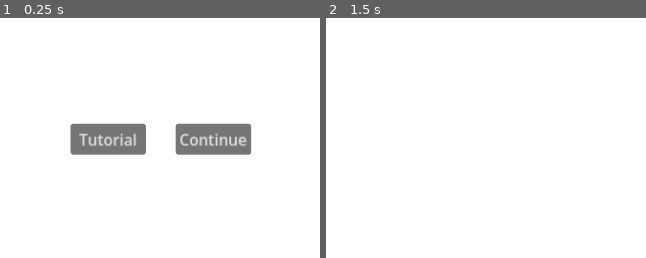
Above: before the commit, frames 1-2 (left to right).
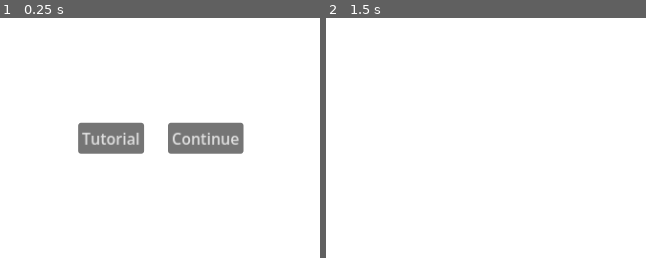
Above: after the commit, the same moments.

Repository: AngeliteApril/Haven-Rhythm-Game
Game: Godot game, scene res://scenes/optonsmenu.tscn
Two runs of this game, one before a commit and one after it. Both use one fixed random seed, a clock stepped at 60 frames per second and the inputs below. This scene is started directly instead of the project's main scene.
Inputs:
- Up to frame 1 (0.25 s): no input
- Up to frame 2 (1.5 s): click "Tutorial" at 0.5 s; tap Enter (ui_enter) at 1.25 s; hold Right (ui_right) from 1.28 s (still down); hold Enter (ui_enter) from 1.28 s (still down)
The pictures show only the part of the screen within x 25-75%, y 25-75%; the shares and areas given below are measured in that part.

The runs differ from the first frame. In frame 1, 3.1% of the frame differs, in the area x 21-79%, y 43-58%; in frame 2, nothing differs.

Commit message:
settingup mainmenu

Diff:
--- a/scenes/mainmenu.tscn
+++ b/scenes/mainmenu.tscn
@@ -1,8 +1,32 @@
 [gd_scene format=3 uid="uid://coqshv52hgvmo"]
+
+[ext_resource type="Texture2D" uid="uid://m7csj6sgqrmg" path="res://textures/placeholder.png" id="1_5mbse"]
+[ext_resource type="Script" path="res://scenes/ScrollFocus.gd" id="1_natt5"]
+[ext_resource type="Script" path="res://scenes/ScoresHandler.gd" id="3_r3g3c"]
 
 [sub_resource type="StyleBoxFlat" id="StyleBoxFlat_ucufk"]
 bg_color = Color(11.708403, 11.708403, 11.708403, 1)
 
+[sub_resource type="StyleBoxEmpty" id="StyleBoxEmpty_7okha"]
+
+[sub_resource type="StyleBoxEmpty" id="StyleBoxEmpty_utqmc"]
+
+[sub_resource type="StyleBoxEmpty" id="StyleBoxEmpty_q0srp"]
+
+[sub_resource type="StyleBoxEmpty" id="StyleBoxEmpty_yfmgw"]
+
+[sub_resource type="Theme" id="Theme_cw06u"]
+VScrollBar/styles/grabber = SubResource("StyleBoxEmpty_7okha")
+VScrollBar/styles/grabber_highlight = SubResource("StyleBoxEmpty_utqmc")
+VScrollBar/styles/grabber_pressed = SubResource("StyleBoxEmpty_q0srp")
+VScrollBar/styles/scroll = SubResource("StyleBoxEmpty_yfmgw")
+
+[sub_resource type="StyleBoxFlat" id="StyleBoxFlat_yosia"]
+corner_radius_top_left = 6
+corner_radius_top_right = 6
+corner_radius_bottom_right = 6
+corner_radius_bottom_left = 6
+
 [node name="SongsMenu" type="Control" unique_id=1072254015]
 layout_mode = 3
 anchors_preset = 15
@@ -10,6 +34,16 @@
 anchor_bottom = 1.0
 grow_horizontal = 2
 grow_vertical = 2
+
+[node name="TextureRect2" type="TextureRect" parent="." unique_id=764240248]
+visible = false
+layout_mode = 0
+offset_left = 39.16684
+offset_top = 139.60999
+offset_right = 266.16684
+offset_bottom = 183.60999
+size_flags_horizontal = 4
+texture = ExtResource("1_5mbse")
 
 [node name="SongsContainer" type="Panel" parent="." unique_id=328259742]
 layout_mode = 0
@@ -17,3 +51,213 @@
 offset_bottom = 480.0
 scale = Vector2(0.95588857, 0.9989226)
 theme_override_styles/panel = SubResource("StyleBoxFlat_ucufk")
+
+[node name="HBoxContainer" type="HBoxContainer" parent="SongsContainer" unique_id=311447170]
+layout_mode = 1
+anchors_preset = 8
+anchor_left = 0.5
+anchor_top = 0.5
+anchor_right = 0.5
+anchor_bottom = 0.5
+offset_left = -325.52576
+offset_top = -222.23944
+offset_right = 325.52576
+offset_bottom = 222.23944
+grow_horizontal = 2
+grow_vertical = 2
+theme_override_constants/separation = 16
+alignment = 1
+
+[node name="ScrollContain" type="ScrollContainer" parent="SongsContainer/HBoxContainer" unique_id=1049531620]
+custom_minimum_size = Vector2(285, 200)
+layout_mode = 2
+size_flags_vertical = 4
+theme = SubResource("Theme_cw06u")
+script = ExtResource("1_natt5")
+
+[node name="VBoxContainer" type="VBoxContainer" parent="SongsContainer/HBoxContainer/ScrollContain" unique_id=258025710]
+layout_mode = 2
+size_flags_horizontal = 3
+size_flags_vertical = 3
+theme_override_constants/separation = 18
+
+[node name="SongContainer3" type="Panel" parent="SongsContainer/HBoxContainer/ScrollContain/VBoxContainer" unique_id=284816093]
+custom_minimum_size = Vector2(20, 50)
+layout_mode = 2
+
+[node name="Difficulty" type="Label" parent="SongsContainer/HBoxContainer/ScrollContain/VBoxContainer/SongContainer3" unique_id=1587334894]
+layout_mode = 1
+anchors_preset = -1
+anchor_right = 1.0
+anchor_bottom = 1.0
+offset_left = 3.7179627
+offset_top = 35.428185
+offset_right = -231.28203
+offset_bottom = -3.5718155
+grow_horizontal = 2
+grow_vertical = 2
+theme_override_font_sizes/font_size = 7
+text = "(Difficulty)"
+
+[node name="SongTitle" type="Label" parent="SongsContainer/HBoxContainer/ScrollContain/VBoxContainer/SongContainer3" unique_id=1626587302]
+layout_mode = 1
+anchors_preset = 15
+anchor_right = 1.0
+anchor_bottom = 1.0
+offset_left = 2.6718152
+offset_top = 4.394753
+offset_right = -227.32819
+offset_bottom = -29.605247
+grow_horizontal = 2
+grow_vertical = 2
+theme_override_font_sizes/font_size = 11
+text = "Song Title:"
+
+[node name="SongDescription" type="Label" parent="SongsContainer/HBoxContainer/ScrollContain/VBoxContainer/SongContainer3" unique_id=760736368]
+layout_mode = 0
+offset_left = 1.6256683
+offset_top = 20.412014
+offset_right = 197.62567
+offset_bottom = 33.412014
+theme_override_font_sizes/font_size = 9
+text = "Song Description:"
+
+[node name="SongContainer5" type="Panel" parent="SongsContainer/HBoxContainer/ScrollContain/VBoxContainer" unique_id=229852083]
+custom_minimum_size = Vector2(20, 50)
+layout_mode = 2
+
+[node name="Difficulty" type="Label" parent="SongsContainer/HBoxContainer/ScrollContain/VBoxContainer/SongContainer5" unique_id=1808506756]
+layout_mode = 1
+anchors_preset = -1
+anchor_right = 1.0
+anchor_bottom = 1.0
+offset_left = 3.7179627
+offset_top = 35.428185
+offset_right = -231.28203
+offset_bottom = -3.5718155
+grow_horizontal = 2
+grow_vertical = 2
+theme_override_font_sizes/font_size = 7
+text = "(Difficulty)"
+
+[node name="SongTitle" type="Label" parent="SongsContainer/HBoxContainer/ScrollContain/VBoxContainer/SongContainer5" unique_id=2113981546]
+layout_mode = 1
+anchors_preset = 15
+anchor_right = 1.0
+anchor_bottom = 1.0
+offset_left = 2.6718152
+offset_top = 4.394753
+offset_right = -227.32819
+offset_bottom = -29.605247
+grow_horizontal = 2
+grow_vertical = 2
+theme_override_font_sizes/font_size = 11
+text = "Song Title:"
+
+[node name="SongDescription" type="Label" parent="SongsContainer/HBoxContainer/ScrollContain/VBoxContainer/SongContainer5" unique_id=1128660162]
+layout_mode = 0
+offset_left = 1.6256683
+offset_top = 20.412014
+offset_right = 197.62567
+offset_bottom = 33.412014
+theme_override_font_sizes/font_size = 9
+text = "Song Description:"
+
+[node name="SongContainer4" type="Panel" parent="SongsContainer/HBoxContainer/ScrollContain/VBoxContainer" unique_id=1275299922]
+custom_minimum_size = Vector2(20, 50)
+layout_mode = 2
+
+[node name="Difficulty" type="Label" parent="SongsContainer/HBoxContainer/ScrollContain/VBoxContainer/SongContainer4" unique_id=236494881]
+layout_mode = 1
+anchors_preset = -1
+anchor_right = 1.0
+anchor_bottom = 1.0
+offset_left = 3.7179627
+offset_top = 35.428185
+offset_right = -231.28203
+offset_bottom = -3.5718155
+grow_horizontal = 2
+grow_vertical = 2
+theme_override_font_sizes/font_size = 7
+text = "(Difficulty)"
+
+[node name="SongTitle" type="Label" parent="SongsContainer/HBoxContainer/ScrollContain/VBoxContainer/SongContainer4" unique_id=65563130]
+layout_mode = 1
+anchors_preset = 15
+anchor_right = 1.0
+anchor_bottom = 1.0
+offset_left = 2.6718152
+offset_top = 4.394753
+offset_right = -227.32819
+offset_bottom = -29.605247
+grow_horizontal = 2
+grow_vertical = 2
+theme_override_font_sizes/font_size = 11
+text = "Song Title:"
+
+[node name="SongDescription" type="Label" parent="SongsContainer/HBoxContainer/ScrollContain/VBoxContainer/SongContainer4" unique_id=1221558668]
+layout_mode = 0
+offset_left = 1.6256683
+offset_top = 20.412014
+offset_right = 197.62567
+offset_bottom = 33.412014
+theme_override_font_sizes/font_size = 9
+text = "Song Description:"
+
+[node name="ScoresBoard" type="Panel" parent="SongsContainer/HBoxContainer" unique_id=821322411]
+custom_minimum_size = Vector2(340, 250)
+layout_mode = 2
+size_flags_vertical = 4
+theme_override_styles/panel = SubResource("StyleBoxFlat_yosia")
+script = ExtResource("3_r3g3c")
+
+[node name="Label" type="Label" parent="SongsContainer/HBoxContainer/ScoresBoard" unique_id=917285354]
+layout_mode = 0
+offset_right = 40.0
+offset_bottom = 23.0
+
+[node name="SongTemplate" type="Panel" parent="." unique_id=587769785]
+visible = false
+custom_minimum_size = Vector2(20, 50)
+layout_mode = 0
+offset_left = 11.446042
+offset_top = 139.60999
+offset_right = 296.44604
+offset_bottom = 189.60999
+
+[node name="Difficulty" type="Label" parent="SongTemplate" unique_id=1965187732]
+layout_mode = 1
+anchors_preset = -1
+anchor_right = 1.0
+anchor_bottom = 1.0
+offset_left = 3.7179627
+offset_top = 35.428185
+offset_right = -231.28203
+offset_bottom = -3.5718155
+grow_horizontal = 2
+grow_vertical = 2
+theme_override_font_sizes/font_size = 7
+text = "(Difficulty)"
+
+[node name="SongTitle" type="Label" parent="SongTemplate" unique_id=67151885]
+layout_mode = 1
+anchors_preset = 15
+anchor_right = 1.0
+anchor_bottom = 1.0
+offset_left = 2.6718152
+offset_top = 4.394753
+offset_right = -227.32819
+offset_bottom = -29.605247
+grow_horizontal = 2
+grow_vertical = 2
+theme_override_font_sizes/font_size = 11
+text = "Song Title:"
+
+[node name="SongDescription" type="Label" parent="SongTemplate" unique_id=952783284]
+layout_mode = 0
+offset_left = 1.6256683
+offset_top = 20.412014
+offset_right = 197.62567
+offset_bottom = 33.412014
+theme_override_font_sizes/font_size = 9
+text = "Song Description:"
--- a/scenes/optionsmenu.tscn
+++ /dev/null
@@ -1,54 +0,0 @@
-[gd_scene format=3 uid="uid://dbne7e7wycyq6"]
-
-[ext_resource type="Script" uid="uid://butivhsbodea2" path="res://scripts/TutorialHandler.gd" id="1_mj60t"]
-[ext_resource type="Script" uid="uid://jkmkbe4fhaq1" path="res://scripts/ContinueHandler.gd" id="2_bx7k3"]
-
-[sub_resource type="StyleBoxFlat" id="StyleBoxFlat_ucufk"]
-bg_color = Color(11.708403, 11.708403, 11.708403, 1)
-
-[node name="OptionsMenu" type="Control" unique_id=1072254015]
-layout_mode = 3
-anchors_preset = 15
-anchor_right = 1.0
-anchor_bottom = 1.0
-grow_horizontal = 2
-grow_vertical = 2
-
-[node name="OptionsContianer" type="Panel" parent="." unique_id=328259742]
-layout_mode = 0
-offset_right = 665.0
-offset_bottom = 480.0
-scale = Vector2(0.95588857, 0.9989226)
-theme_override_styles/panel = SubResource("StyleBoxFlat_ucufk")
-
-[node name="TutorialButton" type="Button" parent="OptionsContianer" unique_id=1106472192]
-layout_mode = 1
-anchors_preset = 8
-anchor_left = 0.5
-anchor_top = 0.5
-anchor_right = 0.5
-anchor_bottom = 0.5
-offset_left = -94.5
-offset_top = -15.5
-offset_right = -15.5
-offset_bottom = 15.5
-grow_horizontal = 2
-grow_vertical = 2
-text = "Tutorial"
-script = ExtResource("1_mj60t")
-
-[node name="ContinueButton" type="Button" parent="OptionsContianer" unique_id=934975650]
-layout_mode = 1
-anchors_preset = 8
-anchor_left = 0.5
-anchor_top = 0.5
-anchor_right = 0.5
-anchor_bottom = 0.5
-offset_left = 15.5
-offset_top = -15.5
-offset_right = 94.5
-offset_bottom = 15.5
-grow_horizontal = 2
-grow_vertical = 2
-text = "Continue"
-script = ExtResource("2_bx7k3")
--- a/scenes/optonsmenu.tscn
+++ b/scenes/optonsmenu.tscn
@@ -21,34 +21,27 @@
 scale = Vector2(0.95588857, 0.9989226)
 theme_override_styles/panel = SubResource("StyleBoxFlat_ucufk")
 
-[node name="TutorialButton" type="Button" parent="OptionsContianer" unique_id=1106472192]
+[node name="HBoxContainer" type="HBoxContainer" parent="OptionsContianer" unique_id=470318466]
 layout_mode = 1
 anchors_preset = 8
 anchor_left = 0.5
 anchor_top = 0.5
 anchor_right = 0.5
 anchor_bottom = 0.5
-offset_left = -94.5
-offset_top = -15.5
-offset_right = -15.5
-offset_bottom = 15.5
+offset_left = -86.5
+offset_top = -15.635368
+offset_right = 86.5
+offset_bottom = 15.635368
 grow_horizontal = 2
 grow_vertical = 2
+theme_override_constants/separation = 25
+
+[node name="TutorialButton" type="Button" parent="OptionsContianer/HBoxContainer" unique_id=1106472192]
+layout_mode = 2
 text = "Tutorial"
 script = ExtResource("1_mj60t")
 
-[node name="ContinueButton" type="Button" parent="OptionsContianer" unique_id=934975650]
-layout_mode = 1
-anchors_preset = 8
-anchor_left = 0.5
-anchor_top = 0.5
-anchor_right = 0.5
-anchor_bottom = 0.5
-offset_left = 15.5
-offset_top = -15.5
-offset_right = 94.5
-offset_bottom = 15.5
-grow_horizontal = 2
-grow_vertical = 2
+[node name="ContinueButton" type="Button" parent="OptionsContianer/HBoxContainer" unique_id=934975650]
+layout_mode = 2
 text = "Continue"
 script = ExtResource("2_bx7k3")
--- a/scripts/DataHandler.gd
+++ b/scripts/DataHandler.gd
@@ -4,11 +4,12 @@
 
 
 var playerdata = {
-    "score": 0,
-    "gamesplayed": 0,
-    "high_score": {
-        "value": 0
-    }
+	"score": 0,
+	"gamesplayed": 0,
+	"high_score": {
+		"value": 0
+	},
+	"firstsession": false
 }
 
 var songdata = {
@@ -34,37 +35,40 @@
 
 
 func save():
-    var file = FileAccess.open(DATA_FILE, FileAccess.WRITE)
+	var file = FileAccess.open(DATA_FILE, FileAccess.WRITE)
 
-    if file == null:
-        printerr("Could not save data!")
-        return
+	if file == null:
+		printerr("Could not save data!")
+		return
 
-    var json_string = JSON.stringify(playerdata)
-    file.store_string(json_string)
-    file.close()
+	var json_string = JSON.stringify(playerdata)
+	file.store_string(json_string)
+	file.close()
 
 
 func load():
-    if not FileAccess.file_exists(DATA_FILE):
-        printerr("No saved data!")
-        return
+	if not FileAccess.file_exists(DATA_FILE):
+		printerr("No saved data!")
+		return
 
-    var file = FileAccess.open(DATA_FILE, FileAccess.READ)
-    var json_string = file.get_as_text()
-    file.close()
+	var file = FileAccess.open(DATA_FILE, FileAccess.READ)
+	var json_string = file.get_as_text()
+	file.close()
 
-    var data = JSON.parse_string(json_string)
+	var data = JSON.parse_string(json_string)
 
-    if data is Dictionary:
-        playerdata = data
-    else:
-        printerr("Corrupted data!")
+	if data is Dictionary:
+		playerdata = data
+	else:
+		printerr("Corrupted data!")
 
 
 func get_data(key: String):
-    return playerdata.get(key)
+	return playerdata.get(key)
 
 func get_songdata(): return songdata
 
 func get_songdatatable(key: String): return songdata.get(key)
+
+func set_data(key: String, value: Variant):
+	playerdata[key] = value
--- a/scripts/PlayListener.gd
+++ b/scripts/PlayListener.gd
@@ -6,12 +6,18 @@
 
 # Called when the node enters the scene tree for the first time.
 func _ready() -> void:
-	DataHandler.save()
 	DataHandler.load()
 
 func _input(event: InputEvent) -> void:
 	if event.is_action_pressed("ui_enter"):
-		get_tree().change_scene_to_file("res://scenes/optionsmenu.tscn")
+		var sessiosntatus = DataHandler.get_data("firstsession")
+		if !sessiosntatus:
+			DataHandler.set_data("firstsession", true)
+			DataHandler.save()
+			get_tree().change_scene_to_file("res://scenes/optionsmenu.tscn")
+		else:
+			print("Not First Session")
+			get_tree().change_scene_to_file("res://scenes/mainmenu.tscn")
 
 
 func _notification(what: int) -> void:
--- a/scenes/SongController.gd
+++ b/scripts/ScoresHandler.gd
@@ -1,4 +1,4 @@
-extends Control
+extends Panel
 
 
 # Called when the node enters the scene tree for the first time.
--- /dev/null
+++ b/scripts/ScrollFocus.gd
@@ -0,0 +1,17 @@
+
+extends ScrollContainer
+
+@onready var content = $VBoxContainer
+@onready var songTemplate = $SongTemplate
+
+# Using DataHandler to Retrieve Song Data
+# Creating Clones from them and Displaying the Song Data
+# If Chosen Song Attach an Event Listner To Listen for Enter Input
+#Change Scene if Pressed Enter Key
+
+func _ready():
+	get_v_scroll_bar().value_changed.connect(_on_scroll)
+
+func _on_scroll(scrollPos):
+	print("Scroll position:", scrollPos)
+	# SCROLL LOGIC USE scrollPos
Not shown, removed: scenes/SongController.gd.uid
Not shown, added: scripts/ScoresHandler.gd.uid
Not shown, added: scripts/ScrollFocus.gd.uid
Binary file added: textures/placeholder.png
